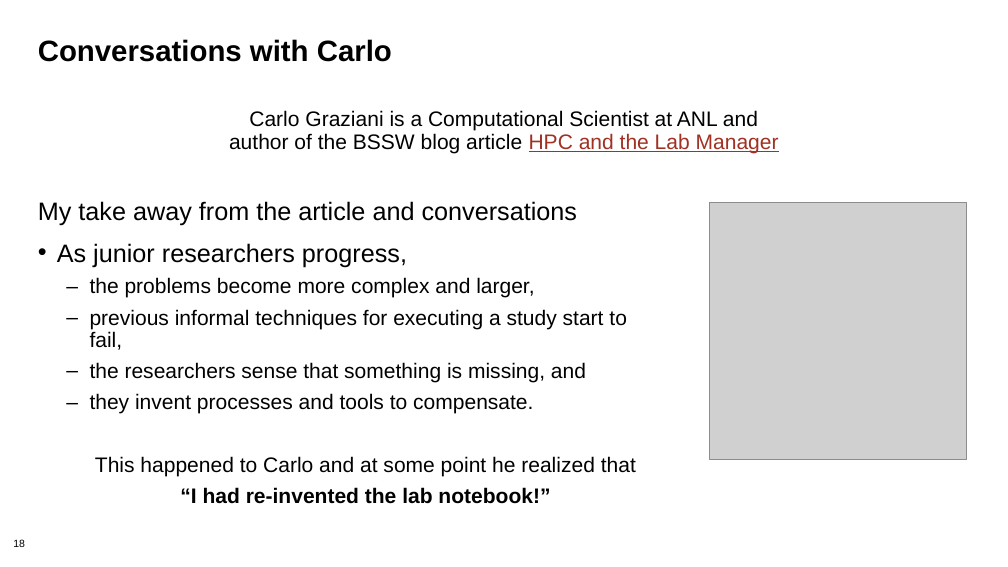
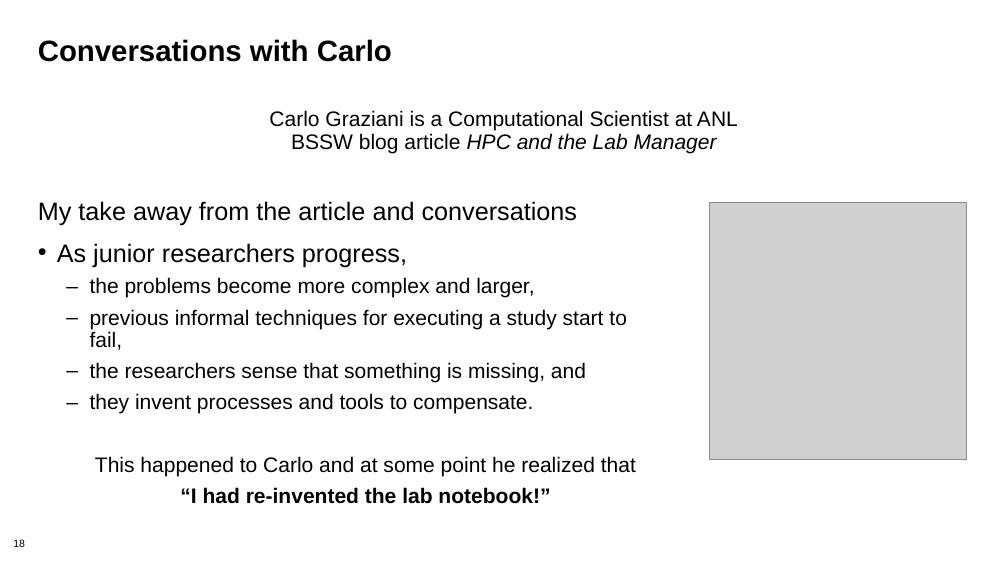
Before and after one commit to bssw-tutorial/presentations, a slide deck: slide 18 of lab-notebooks.pptx. Drawn at 1008x567 pixels with LibreOffice and Linux fonts; fonts in the diff are those of the drawing; grey boxes stand for pictures; background and template pictures are left out. Boxes give left, top, right and bottom in pixels: in the first picture for what was removed or moved away, otherwise in the second. Text is boxed around its words. In the diff, an @@ line names an element or a change of style, - is before the commit and + after.

```diff
--- a/lab-notebooks.pptx
+++ b/lab-notebooks.pptx
@@ text at box(269, 110, 738, 153): text changed @@
-Carlo Graziani is a Computational Scientist at ANL and author of the BSSW blog article HPC and the Lab Manager
+Carlo Graziani is a Computational Scientist at ANL
+BSSW blog article HPC and the Lab Manager
```
Also in this commit, not shown: 9 other slides changed, 2 slides added.
